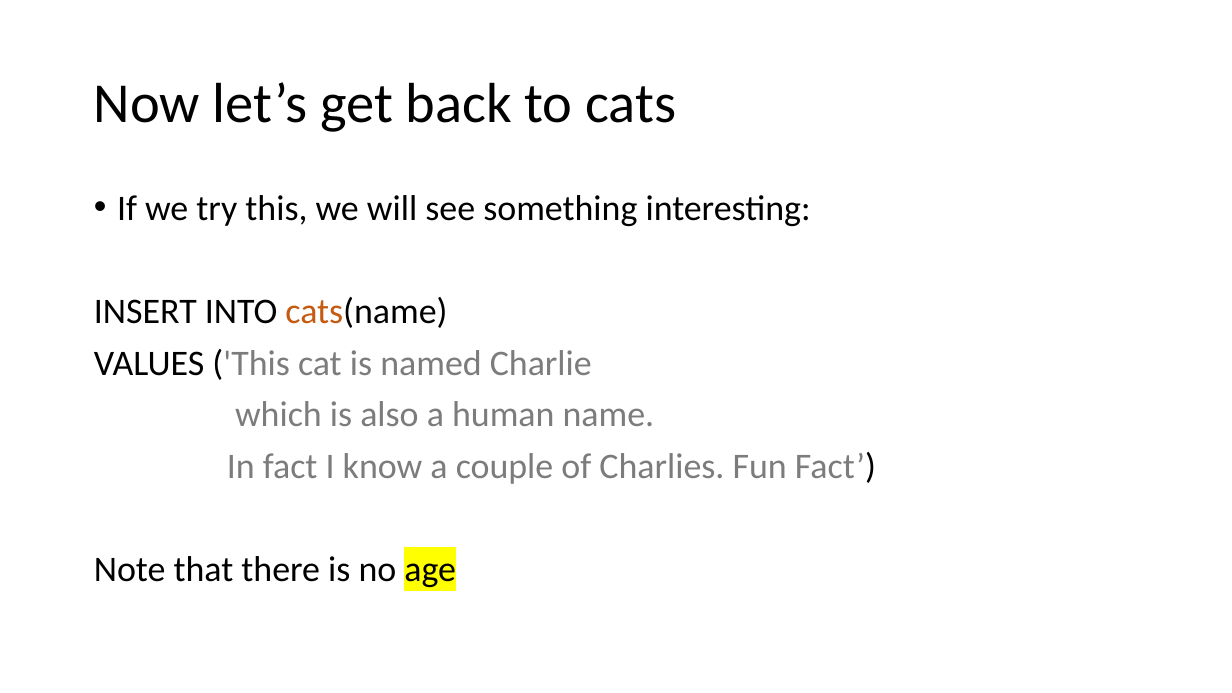
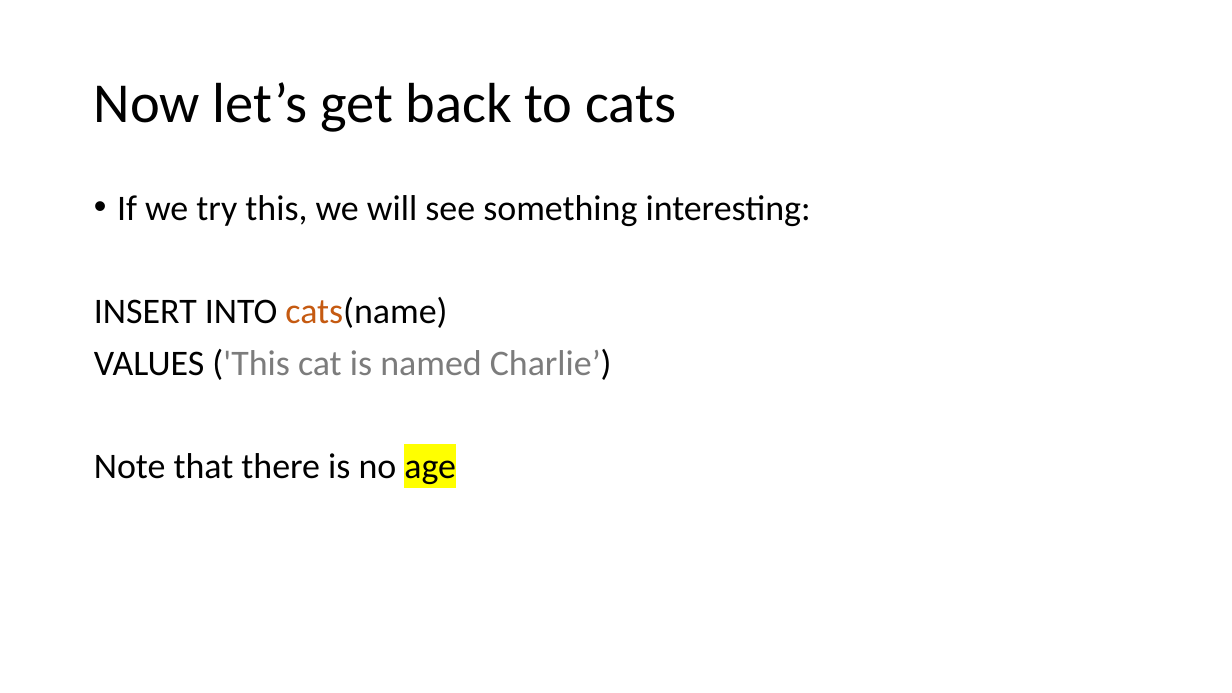
Before and after one commit to 2021CourseParker/TeachingByWeek, a slide deck: slide 20 of Week5/Week5.pptx. Drawn at 1232x693 pixels with LibreOffice and Linux fonts; fonts in the diff are those of the drawing. Boxes give left, top, right and bottom in pixels: in the first picture for what was removed or moved away, otherwise in the second. Text is boxed around its words. In the diff, an @@ line names an element or a change of style, - is before the commit and + after.

Commit message:
Fixed typos and inconsistent data

```diff
--- a/Week5/Week5.pptx
+++ b/Week5/Week5.pptx
@@ text at [94, 349, 612, 380]: text changed @@
-VALUES ('This cat is named Charlie
-which is also a human name.
-In fact I know a couple of Charlies. Fun Fact’)
+VALUES ('This cat is named Charlie’)
```
Also in this commit, not shown: 7 other slides changed.
